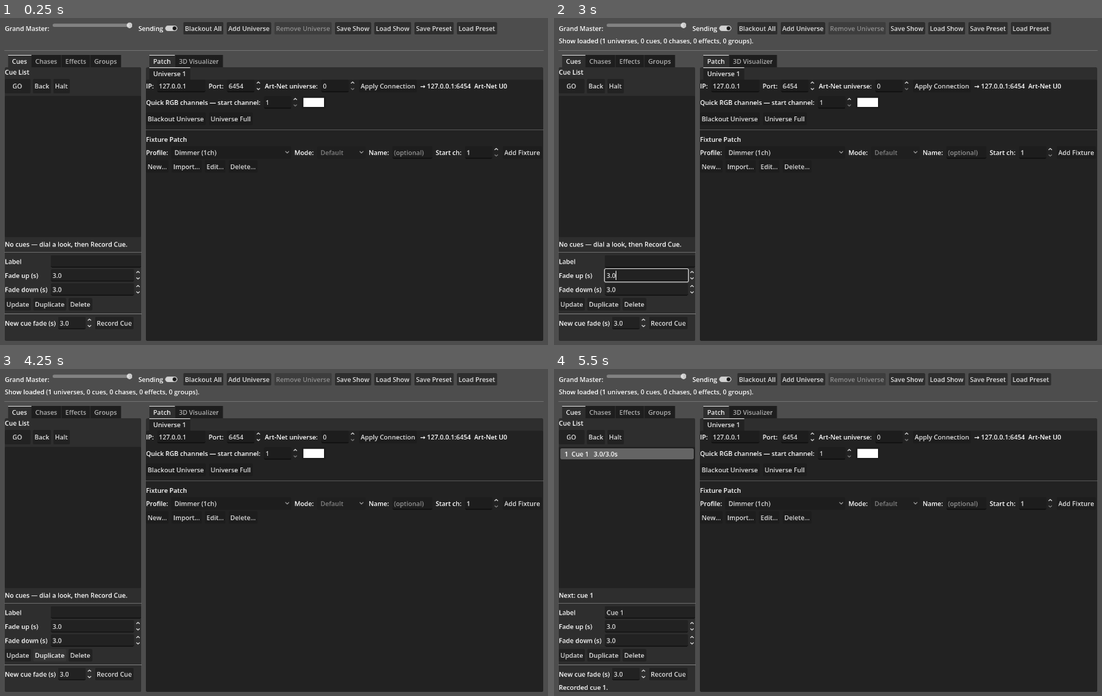
Above: before the commit, frames 1-4 (two rows, left to right).
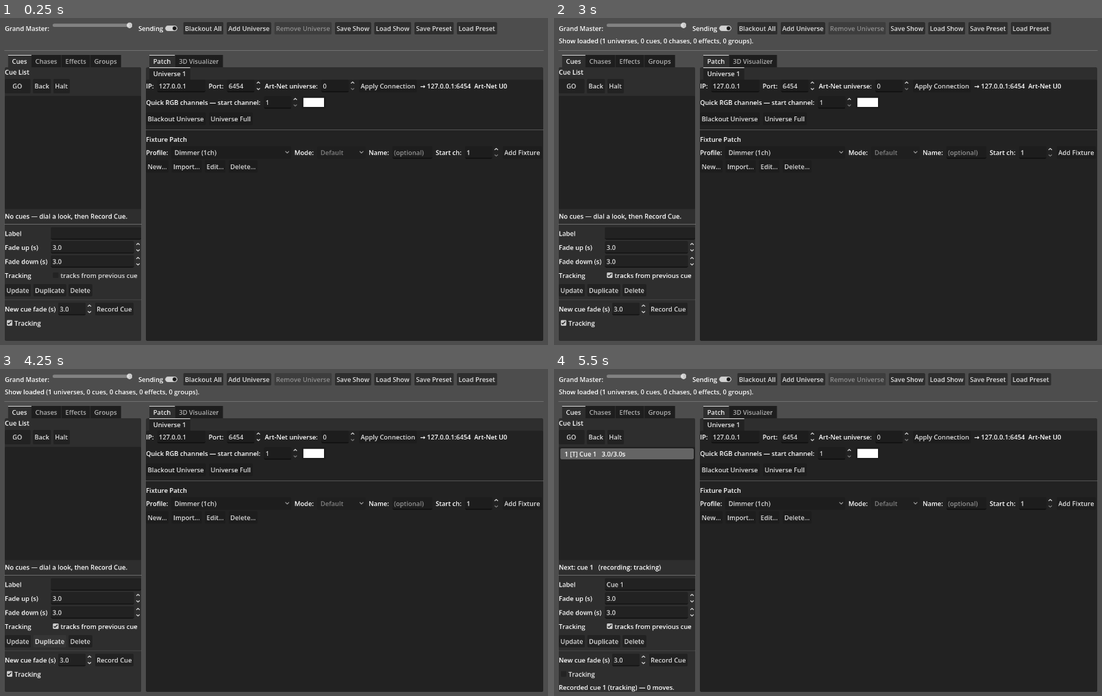
Above: after the commit, the same moments.

Repository: KonajuGames/slight-dmx-controller
Game: Godot game, scene res://main.tscn
Two runs of this game, one before a commit and one after it. Both use one fixed random seed, a clock stepped at 60 frames per second and the inputs below.
Inputs (mouse positions are in pixels of both pictures, inside the frame that each line leads up to):
- Up to frame 1 (0.25 s): no input
- Up to frame 2 (3 s): click "Save Show" at 0.5 s; click "Load Show" at 1.25 s; click "Update" at 2 s; click (652, 276) at 2.75 s, where only the run after the commit has a clickable "tracks from previous cue"
- Up to frame 3 (4.25 s): click "Duplicate" at 3.5 s
- Up to frame 4 (5.5 s): click "Record Cue" at 4.25 s; click (575, 673) at 5 s, where only the run after the commit has a clickable "Tracking"

The runs differ from the first frame. In frame 1, 1.6% of the frame differs, in the area x 0-26%, y 59-96%; in frame 2, 1.7%; in frame 3, 1.6%; in frame 4, 1.7%.

Commit message:
Implemented cue tracking

Diff:
--- a/cue.gd
+++ b/cue.gd
@@ -1,16 +1,25 @@
 class_name Cue
 extends RefCounted
 ## One cue: a stored "look" — every universe's DMX levels at capture time
-## (non-zero channels only) plus split fade-in / fade-out times. Cues are
-## non-tracking: a cue is a full state, so channels it doesn't store fade
-## to 0 when the cue runs.
+## plus split fade-in / fade-out times.
 ##
 ## `levels[i]` is a Dictionary { "<channel>": value } for universe slot i.
+##
+## A cue is either a **block** (`tracking == false`) or a **tracking** cue
+## (`tracking == true`):
+##   - a block stores a full look (non-zero channels); running it wipes the
+##     rig first, so channels it doesn't store go to 0.
+##   - a tracking cue stores only the channels that *change* from the state
+##     the previous cues leave behind (including moves to 0). Everything
+##     else "tracks" through unchanged. Editing an upstream cue therefore
+##     ripples down the list until the next block.
+## The cue list folds the two together for playback (see CueListPanel).
 
 var label: String = ""
 var fade_up: float = 3.0
 var fade_down: float = 3.0
 var levels: Array = []
+var tracking: bool = false
 
 
 func _init(p_label: String = "", p_fade_up: float = 3.0, p_fade_down: float = 3.0) -> void:
@@ -20,7 +29,8 @@
 	levels = []
 
 
-## Snapshot every current universe's buffer into this cue.
+## Snapshot every current universe's buffer into this cue as a full look
+## (non-zero channels only). Used for block cues.
 func capture() -> void:
 	levels = []
 	for i in range(ArtNet.universe_count()):
@@ -33,17 +43,31 @@
 		levels.append(d)
 
 
-## Full 512-byte fade target for one universe (0 where the cue is silent).
-func target_for(universe_index: int) -> PackedByteArray:
-	var buf := PackedByteArray()
-	buf.resize(ArtNetUniverse.DMX_UNIVERSE_SIZE)
-	if universe_index >= 0 and universe_index < levels.size():
-		var d: Dictionary = levels[universe_index]
-		for key in d.keys():
-			var c := int(key)
-			if c >= 0 and c < buf.size():
-				buf[c] = clampi(int(d[key]), 0, 255)
-	return buf
+## Snapshot only the channels whose live value differs from `prev_state`
+## (`prev_state[i]` is a Dictionary { "<channel>": value } — the look the
+## earlier cues leave standing). A channel driven to 0 over a non-zero
+## previous value is stored as an explicit 0 move. Used for tracking cues.
+func capture_tracked(prev_state: Array) -> void:
+	levels = []
+	for i in range(ArtNet.universe_count()):
+		var u := ArtNet.get_universe(i)
+		var prev: Dictionary = prev_state[i] if i < prev_state.size() else {}
+		var d := {}
+		for c in range(ArtNetUniverse.DMX_UNIVERSE_SIZE):
+			var v := u.get_channel(c)
+			var pv := int(prev.get(str(c), 0))
+			if v != pv:
+				d[str(c)] = v
+		levels.append(d)
+
+
+## Number of channels this cue stores (its "moves"), across all universes.
+func move_count() -> int:
+	var n := 0
+	for d in levels:
+		if d is Dictionary:
+			n += d.size()
+	return n
 
 
 func universe_count() -> int:
@@ -55,6 +79,7 @@
 		"label": label,
 		"fade_up": fade_up,
 		"fade_down": fade_down,
+		"tracking": tracking,
 		"levels": levels.duplicate(true),
 	}
 
@@ -64,6 +89,9 @@
 		String(d.get("label", "")),
 		float(d.get("fade_up", 3.0)),
 		float(d.get("fade_down", 3.0)))
+	# Older show files predate tracking — load their cues as blocks so they
+	# play back exactly as they did before.
+	c.tracking = bool(d.get("tracking", false))
 	c.levels = []
 	for entry in d.get("levels", []):
 		var ud := {}
--- a/cue_list_panel.gd
+++ b/cue_list_panel.gd
@@ -6,12 +6,21 @@
 ##
 ## Recording captures the live DMX buffers (so dial a look with the
 ## fixture controls, then Record Cue). Cues are saved inside the show file.
+##
+## Cues track. With **Tracking** on, a recorded cue stores only the
+## channels it *changes* from the look the earlier cues leave standing;
+## everything else tracks through, and editing an upstream cue ripples
+## down the list. A **block** cue (Tracking unticked for that cue) stores
+## a full look and stops the ripple. Playback folds cues[0..n] together —
+## blocks wipe first, tracking cues merge on top — so the fade target is
+## always the complete standing look for that point in the list.
 
 signal cues_changed
 
 var cues: Array[Cue] = []
 var _current := -1   # cue currently live (-1 = none)
 var _next := 0       # cue GO will fire
+var tracking_enabled := true   # what Record Cue makes: tracking vs block
 
 # UI
 var cue_list: ItemList
@@ -20,6 +29,8 @@
 var fade_up_spin: SpinBox
 var fade_down_spin: SpinBox
 var new_fade_spin: SpinBox
+var track_check: CheckBox        # per-selected-cue: tracking vs block
+var tracking_check: CheckBox     # global: mode for new recordings
 var status_label: Label
 var _syncing := false  # guard while pushing cue -> edit fields
 
@@ -82,6 +93,13 @@
 	fade_down_spin = _fade_spin()
 	fade_down_spin.value_changed.connect(func(v: float): _set_selected_fade(false, v))
 	edit_grid.add_child(fade_down_spin)
+
+	edit_grid.add_child(_lbl("Tracking"))
+	track_check = CheckBox.new()
+	track_check.text = "tracks from previous cue"
+	track_check.tooltip_text = "On: this cue only stores what it changes.\nOff (block): it stores a full look and stops upstream edits tracking through."
+	track_check.toggled.connect(_set_selected_tracking)
+	edit_grid.add_child(track_check)
 	add_child(edit_grid)
 
 	var edit_btns := _flow()
@@ -111,6 +129,12 @@
 	rec_btn.text = "Record Cue"
 	rec_btn.pressed.connect(record_cue)
 	rec_row.add_child(rec_btn)
+	tracking_check = CheckBox.new()
+	tracking_check.text = "Tracking"
+	tracking_check.button_pressed = tracking_enabled
+	tracking_check.tooltip_text = "New cues store only what they change from the previous cues."
+	tracking_check.toggled.connect(func(on: bool): tracking_enabled = on)
+	rec_row.add_child(tracking_check)
 	add_child(rec_row)
 
 	status_label = Label.new()
@@ -152,6 +176,48 @@
 	return sel[0] if sel.size() > 0 else -1
 
 
+# --------------------------------------------------------------- TRACKING --
+
+## Fold cues[0..last] into the standing look: one Dictionary per universe
+## ({ "<channel>": int }, values may be 0). A block cue wipes the rig
+## before applying its stored channels; a tracking cue merges its moves
+## over whatever the earlier cues left.
+func _fold(last: int) -> Array:
+	var ucount := ArtNet.universe_count()
+	var out: Array = []
+	for _i in range(ucount):
+		out.append({})
+	for i in range(mini(last + 1, cues.size())):
+		var c := cues[i]
+		if not c.tracking:
+			out = []
+			for _j in range(ucount):
+				out.append({})
+		for u in range(ucount):
+			if u >= c.levels.size():
+				continue
+			var d: Dictionary = c.levels[u]
+			for k in d.keys():
+				out[u][String(k)] = clampi(int(d[k]), 0, 255)
+	return out
+
+
+## Turn a folded state (Array of Dictionary) into fade targets (Array of
+## 512-byte PackedByteArray), one per universe.
+func _targets_from_state(state: Array) -> Array:
+	var targets: Array = []
+	for u in range(ArtNet.universe_count()):
+		var buf := PackedByteArray()
+		buf.resize(ArtNet.DMX_UNIVERSE_SIZE)
+		var d: Dictionary = state[u] if u < state.size() else {}
+		for k in d.keys():
+			var c := int(k)
+			if c >= 0 and c < buf.size():
+				buf[c] = clampi(int(d[k]), 0, 255)
+		targets.append(buf)
+	return targets
+
+
 # ---------------------------------------------------------------- PLAYBACK --
 
 func go() -> void:
@@ -176,16 +242,14 @@
 	if idx < 0 or idx >= cues.size():
 		return
 	var cue := cues[idx]
-	var targets: Array = []
-	for i in range(ArtNet.universe_count()):
-		targets.append(cue.target_for(i))
-	ArtNet.start_fade(targets, cue.fade_up, cue.fade_down)
+	ArtNet.start_fade(_targets_from_state(_fold(idx)), cue.fade_up, cue.fade_down)
 
 	_current = idx
 	_next = min(idx + 1, cues.size() - 1)
 	_refresh_list()
-	status_label.text = "GO — cue %d (%s), %.1fs / %.1fs" % [
-		idx + 1, cue.label, cue.fade_up, cue.fade_down]
+	status_label.text = "GO — cue %d (%s) [%s], %.1fs / %.1fs" % [
+		idx + 1, cue.label, ("track" if cue.tracking else "block"),
+		cue.fade_up, cue.fade_down]
 
 
 func _on_fade_finished() -> void:
@@ -196,10 +260,14 @@
 # ----------------------------------------------------------------- EDITING --
 
 func record_cue() -> void:
-	var c := Cue.new("Cue %d" % (cues.size() + 1), new_fade_spin.value, new_fade_spin.value)
-	c.capture()
 	var at := _selected_index()
 	var insert_at := cues.size() if at == -1 else at + 1
+	var c := Cue.new("Cue %d" % (cues.size() + 1), new_fade_spin.value, new_fade_spin.value)
+	c.tracking = tracking_enabled
+	if c.tracking:
+		c.capture_tracked(_fold(insert_at - 1))
+	else:
+		c.capture()
 	cues.insert(insert_at, c)
 	if _current >= insert_at:
 		_current += 1
@@ -207,7 +275,8 @@
 	_refresh_list()
 	cue_list.select(insert_at)
 	_on_cue_selected(insert_at)
-	status_label.text = "Recorded cue %d." % (insert_at + 1)
+	status_label.text = "Recorded cue %d (%s) — %d moves." % [
+		insert_at + 1, ("tracking" if c.tracking else "block"), c.move_count()]
 	cues_changed.emit()
 
 
@@ -215,8 +284,15 @@
 	var at := _selected_index()
 	if at == -1:
 		return
-	cues[at].capture()
-	status_label.text = "Updated cue %d from live output." % (at + 1)
+	if cues[at].tracking:
+		cues[at].capture_tracked(_fold(at - 1))
+	else:
+		cues[at].capture()
+	var keep := at
+	_refresh_list()
+	cue_list.select(keep)
+	status_label.text = "Updated cue %d from live output (%s) — %d moves." % [
+		at + 1, ("tracking" if cues[at].tracking else "block"), cues[at].move_count()]
 	cues_changed.emit()
 
 
@@ -260,6 +336,7 @@
 	label_edit.text = cues[idx].label
 	fade_up_spin.value = cues[idx].fade_up
 	fade_down_spin.value = cues[idx].fade_down
+	track_check.button_pressed = cues[idx].tracking
 	_syncing = false
 
 
@@ -273,6 +350,43 @@
 	var keep := i
 	_refresh_list()
 	cue_list.select(keep)
+	cues_changed.emit()
+
+
+## Flip the selected cue between tracking and block, rewriting its stored
+## levels so the look it produces on stage doesn't change — only how it
+## reacts to edits of the cues before it.
+func _set_selected_tracking(on: bool) -> void:
+	if _syncing:
+		return
+	var i := _selected_index()
+	if i == -1 or cues[i].tracking == on:
+		return
+	var through := _fold(i)       # complete standing look at this cue
+	var before := _fold(i - 1)    # look the earlier cues leave standing
+	cues[i].tracking = on
+	var new_levels: Array = []
+	for u in range(ArtNet.universe_count()):
+		var t: Dictionary = through[u] if u < through.size() else {}
+		var b: Dictionary = before[u] if u < before.size() else {}
+		var d := {}
+		if on:
+			for k in t.keys():
+				if int(t[k]) != int(b.get(k, 0)):
+					d[String(k)] = int(t[k])
+			for k in b.keys():
+				if not t.has(k) and int(b[k]) != 0:
+					d[String(k)] = 0            # earlier cue's value, moved to 0
+		else:
+			for k in t.keys():
+				if int(t[k]) != 0:
+					d[String(k)] = int(t[k])
+		new_levels.append(d)
+	cues[i].levels = new_levels
+	var keep := i
+	_refresh_list()
+	cue_list.select(keep)
+	status_label.text = "Cue %d is now a %s cue." % [i + 1, ("tracking" if on else "block")]
 	cues_changed.emit()
 
 
@@ -298,14 +412,17 @@
 	for i in range(cues.size()):
 		var c := cues[i]
 		var marker := "> " if i == _current else "  "
-		cue_list.add_item("%s%d  %s   %.1f/%.1fs" % [
-			marker, i + 1, c.label, c.fade_up, c.fade_down])
+		var flag := "T" if c.tracking else "B"
+		cue_list.add_item("%s%d [%s] %s   %.1f/%.1fs" % [
+			marker, i + 1, flag, c.label, c.fade_up, c.fade_down])
 	if sel >= 0 and sel < cue_list.item_count:
 		cue_list.select(sel)
 	if cues.is_empty():
 		next_label.text = "No cues — dial a look, then Record Cue."
 	else:
-		next_label.text = "Next: cue %d" % (clampi(_next, 0, cues.size() - 1) + 1)
+		var mode := "tracking" if tracking_enabled else "block"
+		next_label.text = "Next: cue %d   (recording: %s)" % [
+			clampi(_next, 0, cues.size() - 1) + 1, mode]
 
 
 # ------------------------------------------------------- SERIALIZATION --
@@ -314,7 +431,10 @@
 	var arr: Array = []
 	for c in cues:
 		arr.append(c.to_dict())
-	return {"cues": arr, "current": _current, "next": _next}
+	return {
+		"cues": arr, "current": _current, "next": _next,
+		"tracking": tracking_enabled,
+	}
 
 
 func from_dict(d: Dictionary) -> void:
@@ -324,4 +444,7 @@
 			cues.append(Cue.from_dict(e))
 	_current = clampi(int(d.get("current", -1)), -1, cues.size() - 1)
 	_next = clampi(int(d.get("next", 0)), 0, max(cues.size() - 1, 0))
-	_refresh_list()
+	tracking_enabled = bool(d.get("tracking", true))
+	if tracking_check:
+		tracking_check.button_pressed = tracking_enabled
+	_refresh_list()
Not shown, changed: README.md
